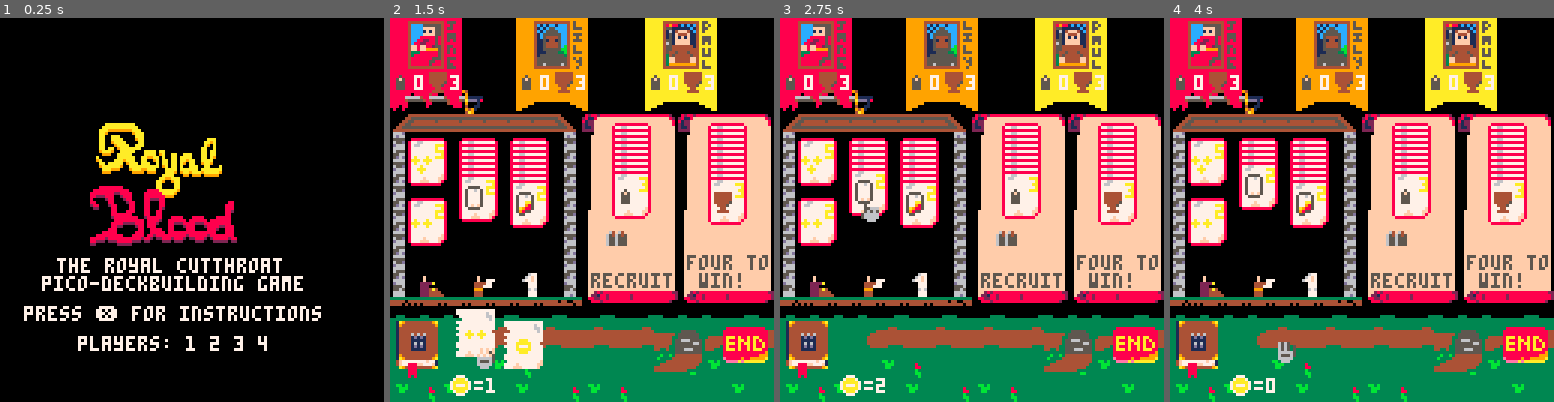
Above: before the commit, frames 1-4 (left to right).
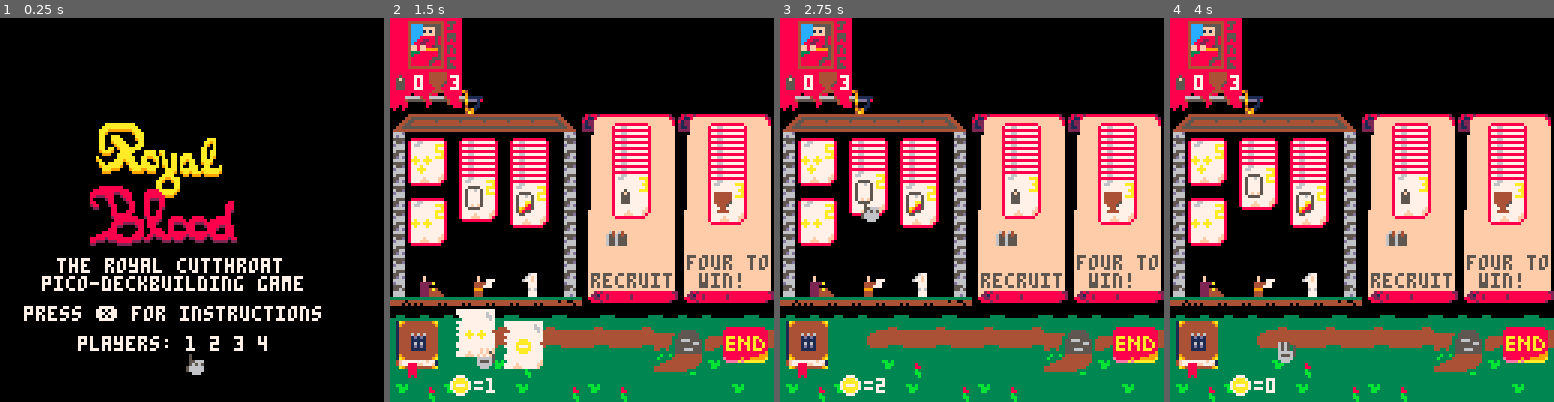
Above: after the commit, the same moments.

Repository: HingeAntoine/MedievalBuilder
Game: PICO-8 cartridge medievalbuilder.p8
The game is run twice, just before and just after one commit, with the same random seed, the same clock (stepped at 60 frames per second) and the same inputs.
Inputs:
- Up to frame 1 (0.25 s): no input
- Up to frame 2 (1.5 s): tap X (X key) at 0.33, 1.07 s; tap O (Z key) at 0.7 s
- Up to frame 3 (2.75 s): hold Right 1.6-2.1 s; tap O (Z key) at 1.7, 2.1, 2.5 s; tap X (X key) at 1.85 s; hold Up 2.15-2.42 s; hold Right from 2.47 s (still down)
- Up to frame 4 (4 s): tap O (Z key) at 2.9, 3.3, 3.7 s; tap X (X key) at 2.97 s; release Right at 3.03 s; hold Left 3.08-3.58 s; hold Down 3.63-3.97 s

The runs differ from the first frame. In frame 1, 0.2% of the frame differs, in the area x 48-54%, y 87-93%; in frame 2, 8.5%, in the area x 32-86%, y 0-25%; in frame 3, 8.5%; in frame 4, 8.5%.

Commit message:
Added player number selection
Player number is selected at the beginning of the game
at the start screen.

Diff:
--- a/medievalbuilder.p8
+++ b/medievalbuilder.p8
@@ -23,6 +23,7 @@
 
 player_win=0
 start_screen=true
+cursor_pnum=1
 draw_start_screen=true
 end_screen=false
 
@@ -847,6 +848,17 @@
  if start_screen then
   if btnp(4) then
    start_screen=false
+   nplayer=cursor_pnum
+  elseif btnp(0) then
+   cursor_pnum -=1
+   if cursor_pnum < 1 then
+    cursor_pnum = 1
+   end
+  elseif btnp(1) then
+   cursor_pnum +=1
+   if cursor_pnum > 4 then
+    cursor_pnum = 4
+   end
   end
   return
  end
@@ -896,6 +908,7 @@
   print("pico-deckbuilding game",14, 86, 7)
   print("press ❎ for instructions",8, 96, 7)
   print("players: 1 2 3 4",26, 106, 7)
+  spr(40,cursor_pnum*8+53, 111)
   if not start_screen then
    draw_start_screen=false
   end
